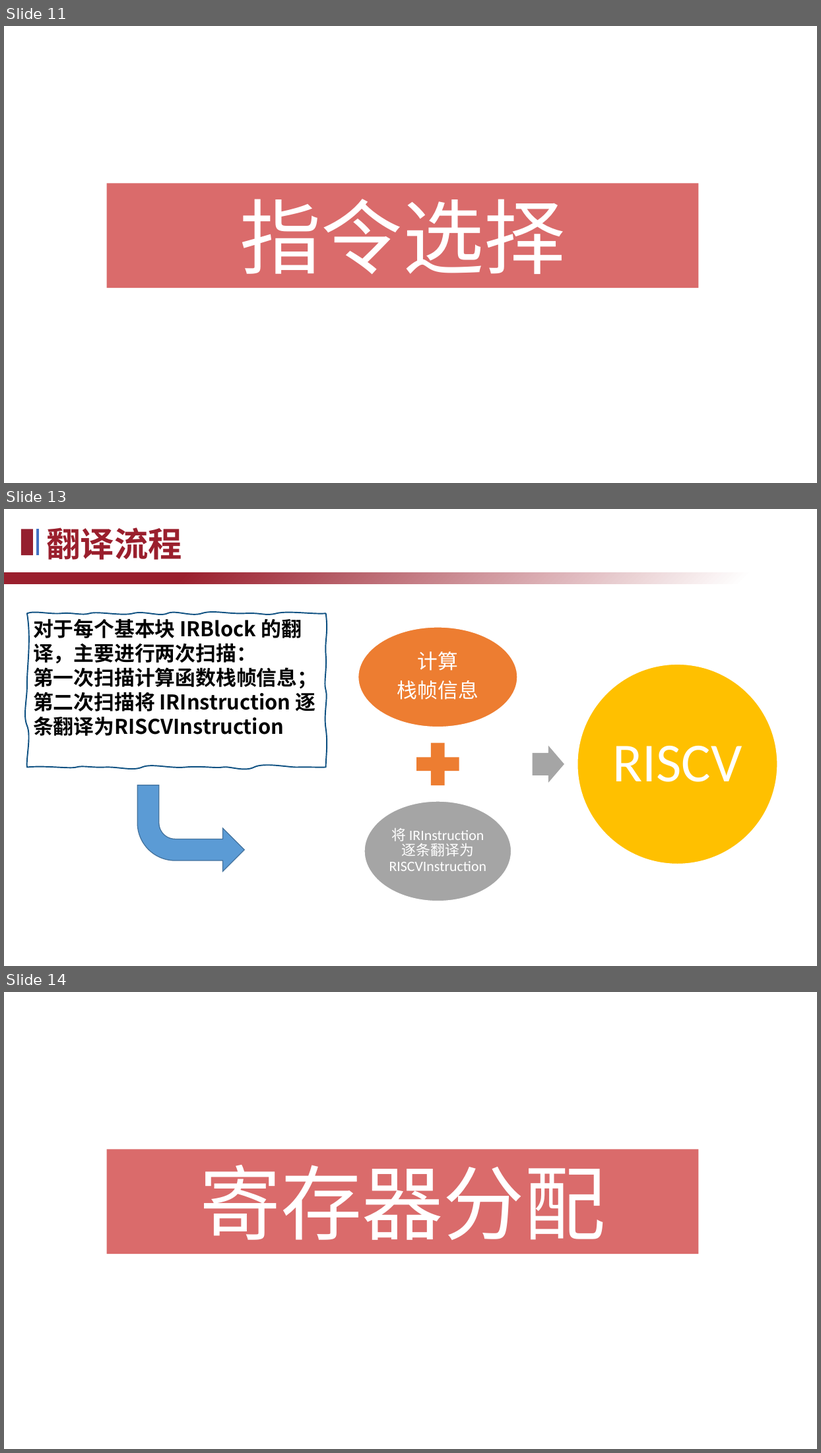
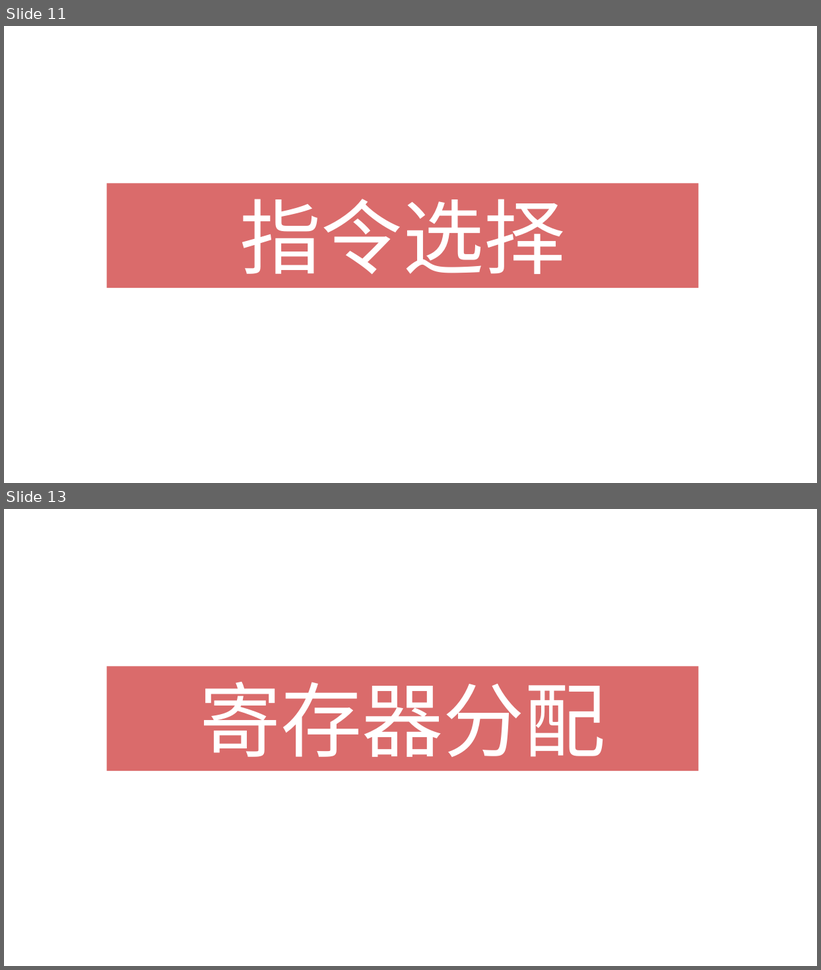
Before and after one commit to TheSkyFuker54188/Compiler-2025, a slide deck: doc/2025编译系统设计赛答辩.pptx. Shown one above the other, each under a label of ours: slides 11, 13 and 14 before the commit, slides 11 and 13 after it; the slides between them are not shown. The pictures are 821x1453 and 821x970 pixels, drawn with LibreOffice and Linux fonts; fonts in the diff are those of the drawing. Boxes give left, top, right and bottom in pixels: in the first picture for what was removed or moved away, otherwise in the second. Text is boxed around its words. In the diff, an @@ line names an element or a change of style, - is before the commit and + after.

```diff
--- a/doc/2025编译系统设计赛答辩.pptx
+++ b/doc/2025编译系统设计赛答辩.pptx
@@ slide 13 removed at [4, 509, 817, 966], background #FFFFFF @@
@@ text removed at [47, 527, 182, 560] @@
-翻译流程
@@ rectangle removed at [21, 529, 32, 555] @@
@@ line removed from (38, 529) to (38, 555) @@
@@ rectangle removed at [4, 572, 816, 584] @@
@@ rectangle removed at [4, 572, 816, 584] @@
@@ rectangle removed at [4, 572, 816, 584] @@
@@ freeform shape removed at [27, 613, 326, 767] @@
-对于每个基本块 IRBlock 的翻译，主要进行两次扫描：
-第一次扫描计算函数栈帧信息；第二次扫描将 IRInstruction 逐条翻译为RISCVInstruction
@@ group removed at [358, 627, 778, 902]: 3 ellipses, 3 texts, 1 plus sign, 1 right arrow @@
-计算
-栈帧信息
-将 IRInstruction 逐条翻译为RISCVInstruction
-RISCV
@@ bent arrow removed at [137, 786, 244, 871] @@
@@ what was slide 14 is now slide 13 @@
```
Also in this commit, not shown: 2 slides added, 2 other slides removed.
